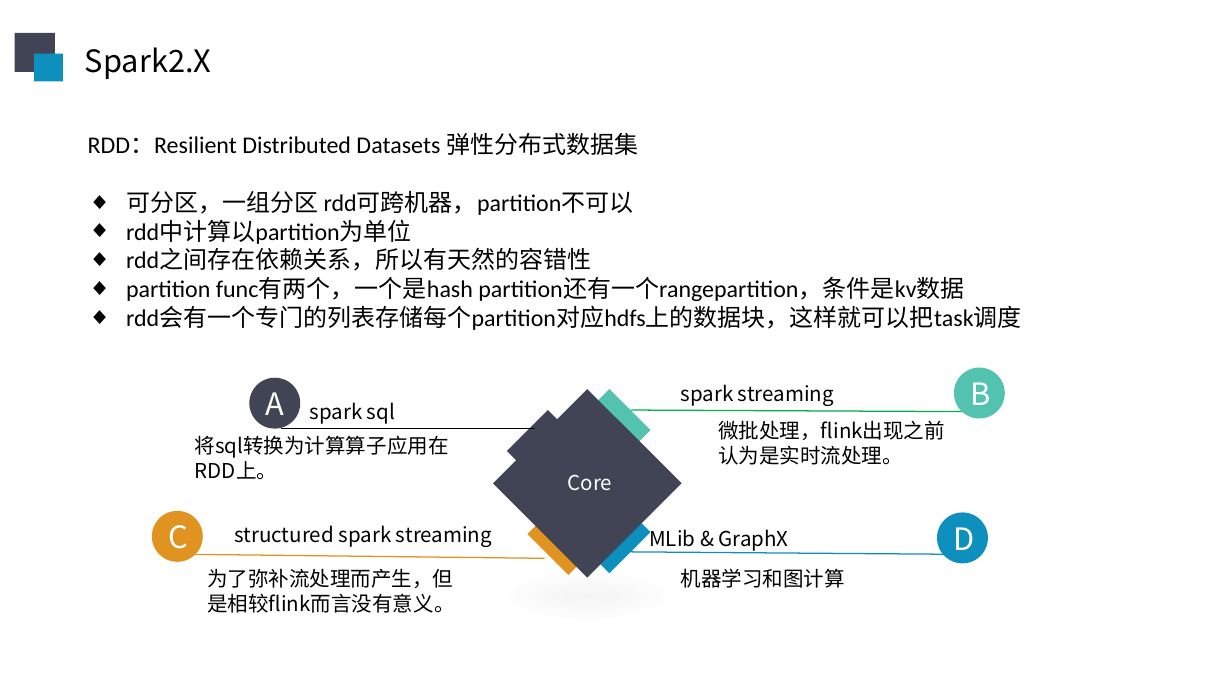
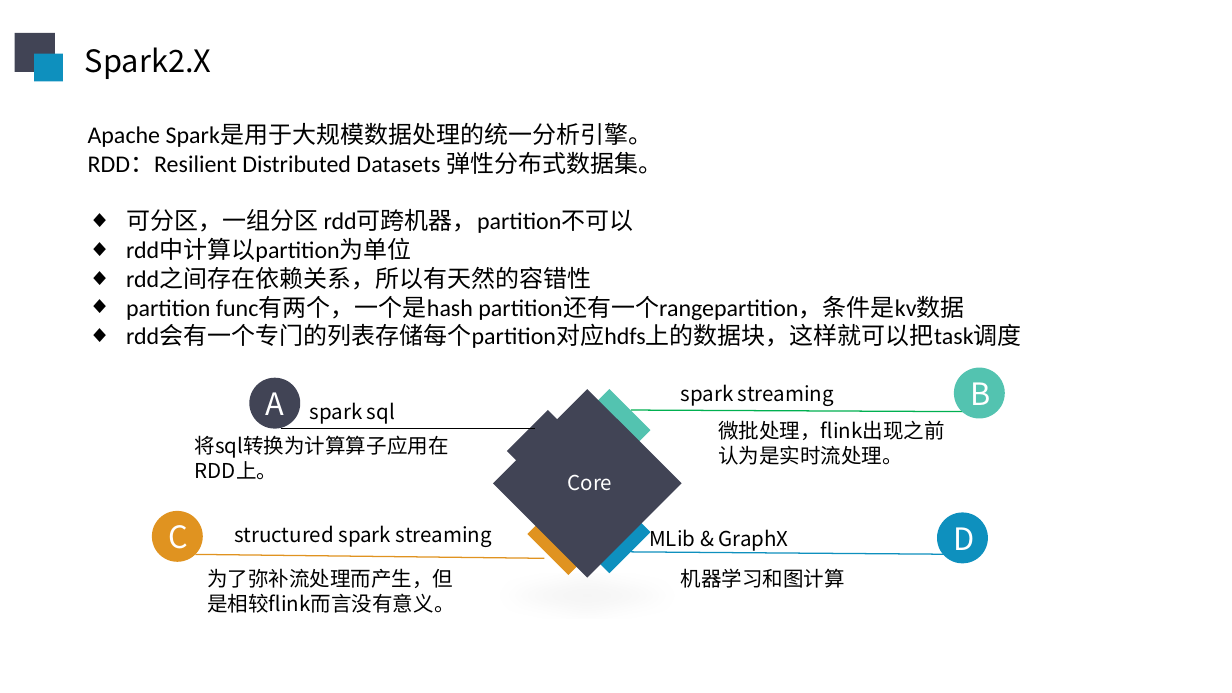
Before and after one commit to sunliangliang9201/interview_prepare, a slide deck: slide 9 of 在线阶段汇报20190606.pptx (slide 8 before the commit). Drawn at 1232x693 pixels with LibreOffice and Linux fonts; fonts in the diff are those of the drawing. Boxes give left, top, right and bottom in pixels: in the first picture for what was removed or moved away, otherwise in the second. Text is boxed around its words. In the diff, an @@ line names an element or a change of style, - is before the commit and + after.

```diff
--- a/在线阶段汇报20190606.pptx
+++ b/在线阶段汇报20190606.pptx
@@ text "Apache Spark是用于大规模数据处理的统一分析引擎。": place and size @@
-text "Apache Spark是用于大规模数据处理的统一分析引擎。" at (88,133,1022,330)
+text "Apache Spark是用于大规模数据处理的统一分析引擎。" at (88,123,1022,348)
@@ text at (88,123,662,174): text changed @@
-RDD：Resilient Distributed Datasets 弹性分布式数据集
+Apache Spark是用于大规模数据处理的统一分析引擎。
+RDD：Resilient Distributed Datasets 弹性分布式数据集。
```
Also in this commit, not shown: 4 other slides changed, 1 slide added, 1 other file.
